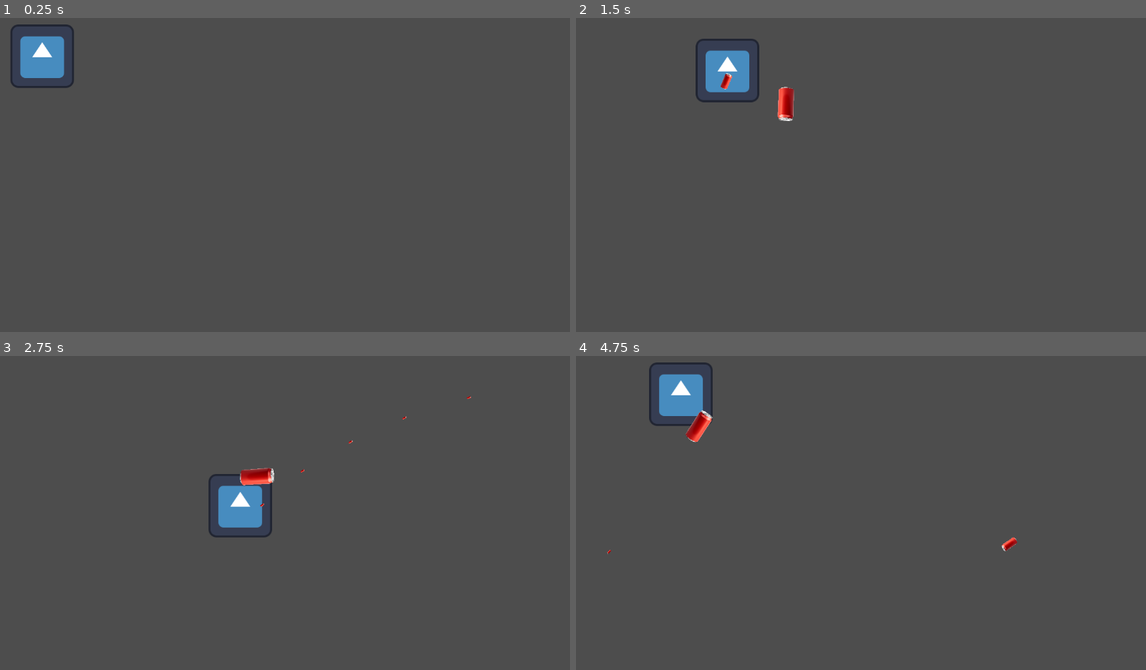
Above: before the commit, frames 1-4 (two rows, left to right).
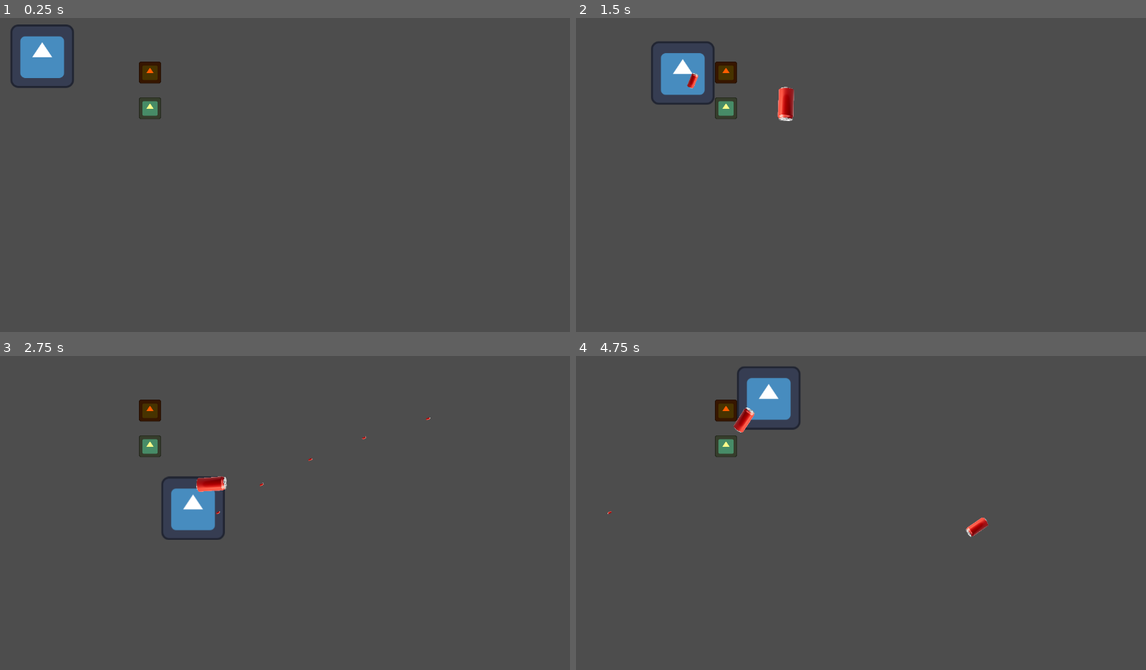
Above: after the commit, the same moments.

Repository: BobWizardLad/mech-command
Game: Godot game, scene res://game_scene.tscn
Two runs of this game, one before a commit and one after it. Both use one fixed random seed, a clock stepped at 60 frames per second and the inputs below. The engine's default icon, where the game draws it, is replaced by a stand-in: a white triangle on a blue panel in a dark square.
Inputs (mouse positions are in pixels of both pictures, inside the frame that each line leads up to):
- Up to frame 1 (0.25 s): no input
- Up to frame 2 (1.5 s): tap Enter at 0.5 s; move the mouse to (986, 162) at 0.52 s; hold D (player_right) 0.53-1.28 s; tap Middle mouse button (flare) at 0.6, 1.35 s; move the mouse to (747, 193) at 1.27 s; hold S (player_down) from 1.28 s (still down)
- Up to frame 3 (2.75 s): move the mouse to (342, 447) at 2.02 s; release S (player_down) at 2.03 s; press the mouse at (342, 447) at 2.03 s; hold D (player_right) from 2.03 s (still down); tap Middle mouse button (flare) at 2.3 s
- Up to frame 4 (4.75 s): move the mouse to (832, 582) at 2.77 s; release D (player_right) at 2.78 s; release the mouse at (832, 582) at 2.78 s; hold W (player_up) 2.78-3.53 s; tap Middle mouse button (flare) at 2.85, 3.6, 4.55 s; move the mouse to (1032, 563) at 3.52 s; hold A (player_left) from 3.53 s (still down); move the mouse to (690, 469) at 4.27 s; click (690, 469) at 4.35 s

The runs differ from the first frame. In frame 1, 0.5% of the frame differs, in the area x 24-29%, y 13-33%; in frame 2, 2.7%; in frame 3, 3.5%; in frame 4, 3.7%, in the area x 5-78%, y 2-64%.

Commit message:
:construction: Bot Navigation
Need to research pathfinding in this engine, will put bot autonomy to the side for now.

Diff:
--- /dev/null
+++ b/Mech-command/Bot.gd
@@ -0,0 +1,17 @@
+extends CharacterBody2D
+class_name Bot
+
+@export var SPEED: float = 200.0
+
+@onready var NAV_AGENT: NavigationAgent2D = $NavAgent
+
+var nav_target: Vector2
+
+func _physics_process(delta):
+	NAV_AGENT.get_next_path_position()
+	velocity = NAV_AGENT.velocity.normalized() * SPEED
+	move_and_slide()
+
+func path_to_command(target: Vector2) -> CharacterBody2D:
+	NAV_AGENT.target_position = target
+	return self
--- a/Mech-command/Flare.gd
+++ b/Mech-command/Flare.gd
@@ -46,7 +46,7 @@
 func flare_descent(arc: float = travel_arc_timing) -> void:
 	var tween = get_tree().create_tween()
 	tween.tween_property(self, 'height', 1, (arc)/2).set_trans(Tween.TRANS_SINE)
-	tween.tween_callback(queue_free)
+	tween.tween_callback(landed)
 
 # Utility Funtion: Calls the tween for the first half of the flare arc
 # Defaults to the node's built in arc; can be overwritten
@@ -54,3 +54,9 @@
 	var tween = get_tree().create_tween()
 	tween.tween_property(self, 'height', 3, (arc)/2).set_trans(Tween.TRANS_SINE)
 	tween.tween_callback(flare_descent)
+
+func landed():
+	var allies = get_tree().get_nodes_in_group("Allies")
+	for each in allies:
+		each.path_to_command(flare_target)
+	queue_free()
--- /dev/null
+++ b/Mech-command/bot.tscn
@@ -0,0 +1,19 @@
+[gd_scene load_steps=4 format=3 uid="uid://c2meogwhywnf0"]
+
+[ext_resource type="Script" path="res://Bot.gd" id="1_6vydx"]
+[ext_resource type="Texture2D" uid="uid://dgqeeste88vb" path="res://icon.svg" id="2_u8qqd"]
+
+[sub_resource type="RectangleShape2D" id="RectangleShape2D_syem7"]
+size = Vector2(46, 46)
+
+[node name="Bot" type="CharacterBody2D"]
+script = ExtResource("1_6vydx")
+
+[node name="NavAgent" type="NavigationAgent2D" parent="."]
+
+[node name="Sprite" type="Sprite2D" parent="."]
+scale = Vector2(0.35, 0.35)
+texture = ExtResource("2_u8qqd")
+
+[node name="CollisionShape2D" type="CollisionShape2D" parent="."]
+shape = SubResource("RectangleShape2D_syem7")
--- a/Mech-command/game_scene.gd
+++ b/Mech-command/game_scene.gd
@@ -1,9 +1,14 @@
 extends Node2D
 
+@onready var ALLIES: Node = $Allies
+@onready var ENEMIES: Node = $Enemies
 
 # Called when the node enters the scene tree for the first time.
 func _ready():
-	pass
+	for each in ALLIES.get_children():
+		each.add_to_group("Allies")
+	for each in ENEMIES.get_children():
+		each.add_to_group("Enemies")
 
 # Called every frame. 'delta' is the elapsed time since the previous frame.
 func _process(delta):
--- a/Mech-command/game_scene.tscn
+++ b/Mech-command/game_scene.tscn
@@ -1,9 +1,22 @@
-[gd_scene load_steps=3 format=3 uid="uid://3w4l7ams6uph"]
+[gd_scene load_steps=4 format=3 uid="uid://3w4l7ams6uph"]
 
 [ext_resource type="Script" path="res://game_scene.gd" id="1_jrbx7"]
 [ext_resource type="PackedScene" uid="uid://bbktub8meuklu" path="res://player.tscn" id="2_qofm7"]
+[ext_resource type="PackedScene" uid="uid://c2meogwhywnf0" path="res://bot.tscn" id="3_lv8kf"]
 
 [node name="GameScene" type="Node2D"]
 script = ExtResource("1_jrbx7")
 
 [node name="Player" parent="." instance=ExtResource("2_qofm7")]
+
+[node name="Allies" type="Node" parent="."]
+
+[node name="Bot2" parent="Allies" instance=ExtResource("3_lv8kf")]
+modulate = Color(1, 1, 0.541176, 1)
+position = Vector2(302, 182)
+
+[node name="Enemies" type="Node" parent="."]
+
+[node name="Bot" parent="Enemies" instance=ExtResource("3_lv8kf")]
+modulate = Color(1, 0.364706, 0, 1)
+position = Vector2(302, 110)
--- a/Mech-command/player.tscn
+++ b/Mech-command/player.tscn
@@ -6,7 +6,7 @@
 [ext_resource type="PackedScene" uid="uid://squj0xm4s0si" path="res://chain_bullet.tscn" id="4_aaugj"]
 
 [sub_resource type="RectangleShape2D" id="RectangleShape2D_2jhof"]
-size = Vector2(129, 127)
+size = Vector2(127, 127)
 
 [node name="Player" type="CharacterBody2D"]
 position = Vector2(85, 77)
@@ -17,7 +17,7 @@
 texture = ExtResource("2_7p8k7")
 
 [node name="CollisionShape2D" type="CollisionShape2D" parent="."]
-position = Vector2(1.5, 1.5)
+position = Vector2(0.5, 1.5)
 shape = SubResource("RectangleShape2D_2jhof")
 
 [node name="Minigun" type="Node2D" parent="."]
